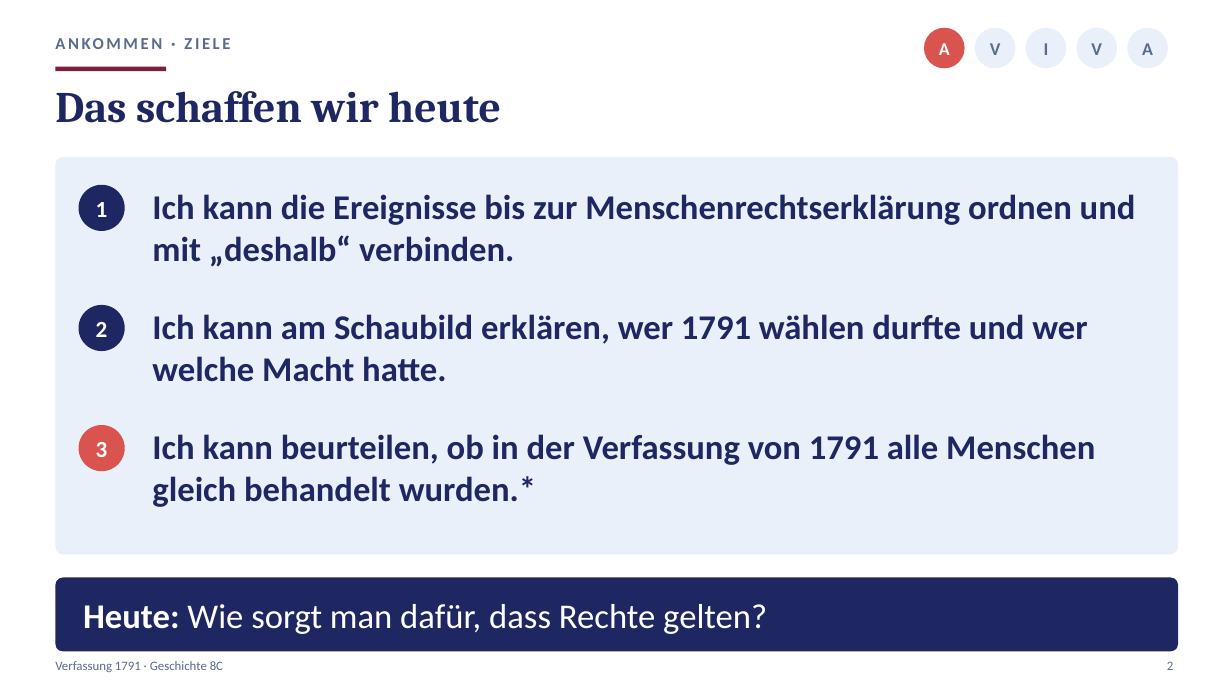
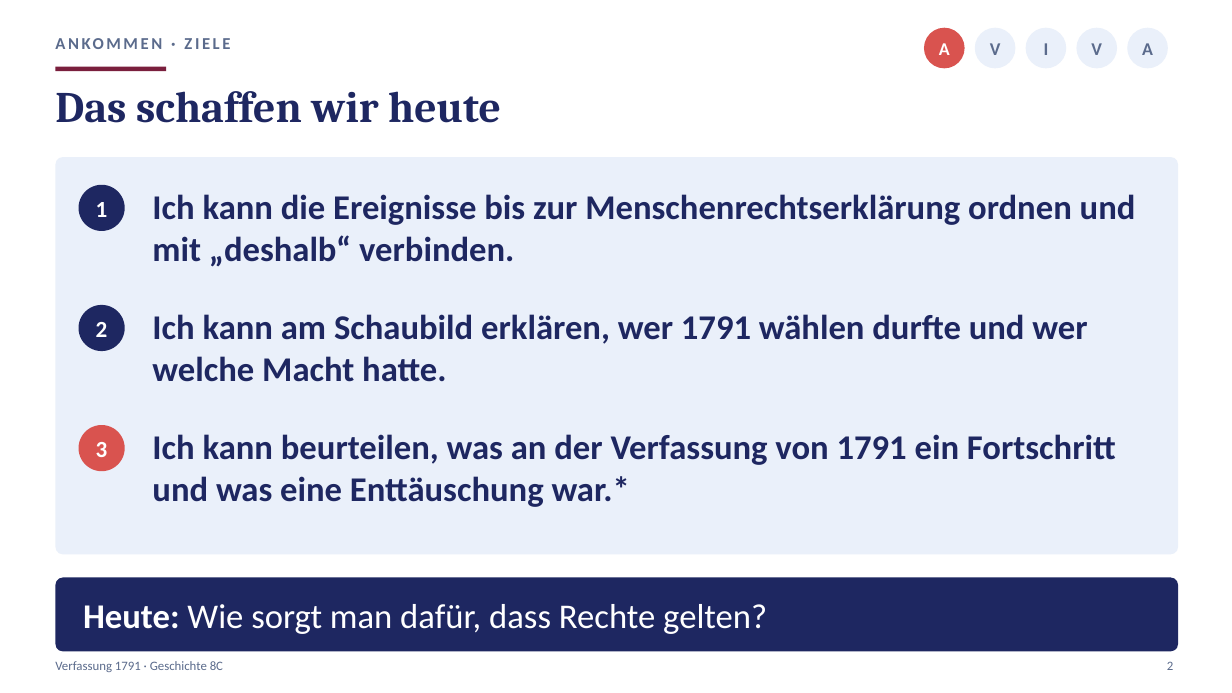
Before and after one commit to golzkonstantin-gif/Schule, a slide deck: slide 2 of Geschichte_8/Stunde5_Verfassung/Praesentation_Stunde5_Verfassung_8C.pptx. Drawn at 1232x693 pixels with LibreOffice and Linux fonts; fonts in the diff are those of the drawing. Boxes give left, top, right and bottom in pixels: in the first picture for what was removed or moved away, otherwise in the second. Text is boxed around its words. In the diff, an @@ line names an element or a change of style, - is before the commit and + after.

```diff
--- a/Geschichte_8/Stunde5_Verfassung/Praesentation_Stunde5_Verfassung_8C.pptx
+++ b/Geschichte_8/Stunde5_Verfassung/Praesentation_Stunde5_Verfassung_8C.pptx
@@ text at box(152, 434, 1116, 507): text changed @@
-Ich kann beurteilen, ob in der Verfassung von 1791 alle Menschen gleich behandelt wurden.*
+Ich kann beurteilen, was an der Verfassung von 1791 ein Fortschritt und was eine Enttäuschung war.*
```
Also in this commit, not shown: 2 other slides changed, 12 other files.
